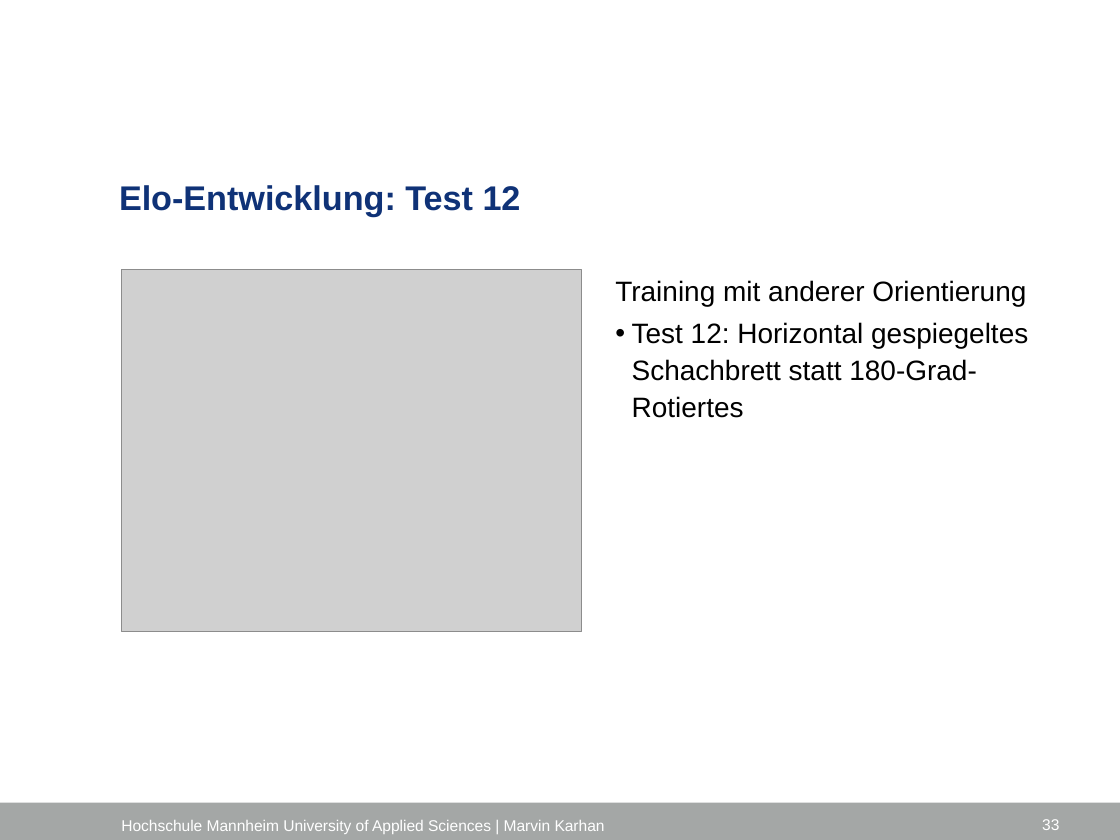
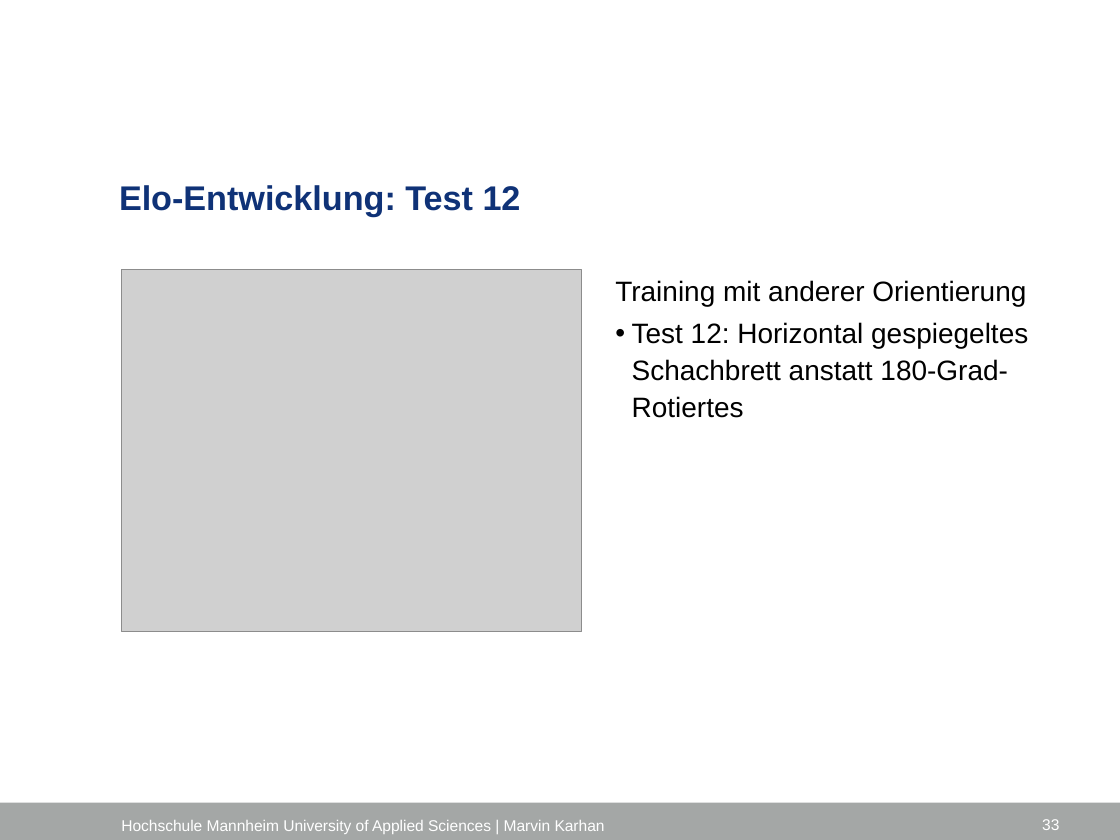
Before and after one commit to marvinkarhan/Bachelorarbeit, a slide deck: slide 33 of latex/Kolloquium/Kolloquium_Marvin_Karhan.pptx. Drawn at 1120x840 pixels with LibreOffice and Linux fonts; fonts in the diff are those of the drawing; grey boxes stand for pictures; background and template pictures are left out. Boxes give left, top, right and bottom in pixels: in the first picture for what was removed or moved away, otherwise in the second. Text is boxed around its words. In the diff, an @@ line names an element or a change of style, - is before the commit and + after.

Commit message:
Fix spelling

```diff
--- a/latex/Kolloquium/Kolloquium_Marvin_Karhan.pptx
+++ b/latex/Kolloquium/Kolloquium_Marvin_Karhan.pptx
@@ text at (632,322,1028,418): text changed @@
-  • Test 12: Horizontal gespiegeltes Schachbrett statt 180-Grad-Rotiertes
+  • Test 12: Horizontal gespiegeltes Schachbrett anstatt 180-Grad-Rotiertes
```
Also in this commit, not shown: 18 other slides changed.
